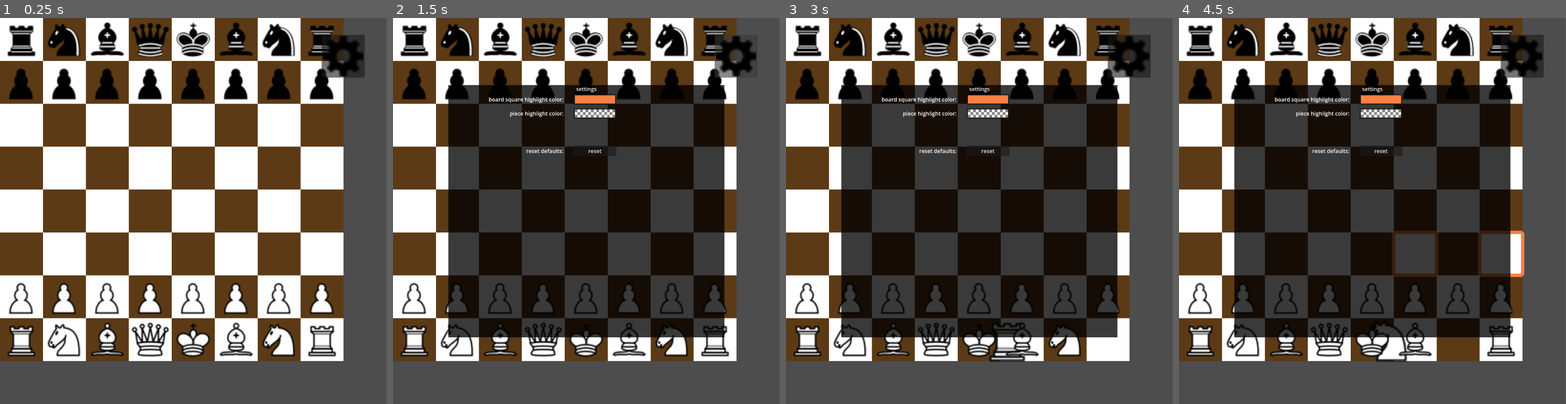
Above: before the commit, frames 1-4 (left to right).
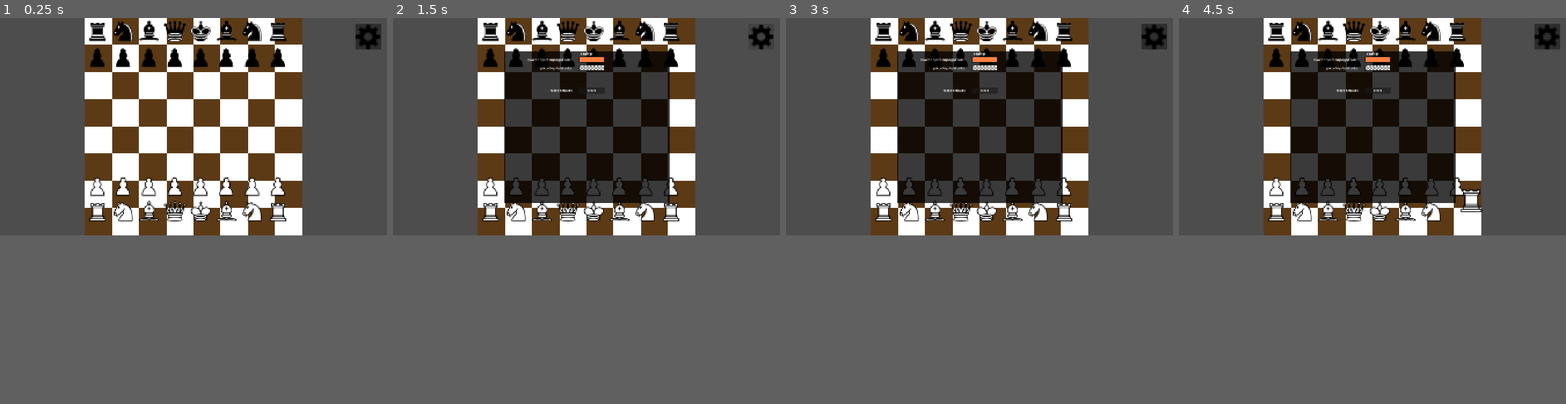
Above: after the commit, the same moments.

Repository: telamonian/chess_2d
Game: Godot game, scene res://game/game_2d.tscn
Same seed, same stepped clock (60 frames per second), same inputs: the game is played once before the commit and once after it.
Inputs (mouse positions are in pixels of both pictures, inside the frame that each line leads up to; where the layout moved, square brackets give the same spot in the first picture):
- Up to frame 1 (0.25 s): no input
- Up to frame 2 (1.5 s): tap Enter at 0.5 s; drag from (416, 338) to (714, 338) at 0.52 s; click (760, 52) [737, 56] at 1.25 s
- Up to frame 3 (3 s): click "reset" at 2 s; drag from (1107, 338) to (809, 338) at 2.77 s
- Up to frame 4 (4.5 s): move the mouse to (1244, 338) at 3.52 s; click (1244, 338) at 3.67 s; drag from (1457, 338) to (1244, 338) at 4.27 s
In our replay, the window is 799x799 before the commit and 800x450 after it. These sizes can differ from the game's own. Grey fills any space a smaller window leaves; there, only what the larger window draws over its background counts as a difference.

The runs differ from the first frame. In frame 1, 66% of the frame differs, in the area x 0-99%, y 0-89%; in frame 2, 59%; in frame 3, 60%; in frame 4, 60%.

Commit message:
board and settings button now laid out nicely(ish). Piece placement/movement currently totally borked

Diff:
--- a/game/board/board_2d.tscn
+++ b/game/board/board_2d.tscn
@@ -32,13 +32,12 @@
 sources/1 = SubResource("TileSetAtlasSource_om8fv")
 sources/2 = SubResource("TileSetAtlasSource_j8d55")
 
-[node name="Board_2d" type="Node2D"]
+[node name="Board_2d" type="Node2D" unique_id=2063414365]
 script = ExtResource("1_x677m")
 
-[node name="TileMapLayer" type="TileMapLayer" parent="."]
-z_index = -10
+[node name="TileMapLayer" type="TileMapLayer" parent="." unique_id=507385911]
 tile_set = SubResource("TileSet_j8d55")
 script = ExtResource("2_irr5h")
 
-[node name="Highlights" type="Node2D" parent="."]
+[node name="Highlights" type="Node2D" parent="." unique_id=1844986752]
 script = ExtResource("6_6afcf")
--- a/game/game_2d.tscn
+++ b/game/game_2d.tscn
@@ -1,5 +1,6 @@
 [gd_scene format=3 uid="uid://eviytf37l6wg"]
 
+[ext_resource type="Script" uid="uid://jx7y2r5w6huc" path="res://game/layout_board_controller.gd" id="1_hm8fi"]
 [ext_resource type="PackedScene" uid="uid://cgg65ymwya6wq" path="res://game/board/board_2d.tscn" id="1_kt5uc"]
 [ext_resource type="Script" uid="uid://5u734353clku" path="res://game/game_2d.gd" id="1_luvuv"]
 [ext_resource type="Script" uid="uid://c7gdqb78i37ci" path="res://game/piece_2d_manager.gd" id="2_w264a"]
@@ -7,26 +8,47 @@
 [ext_resource type="Texture2D" uid="uid://ybwh51t7hip6" path="res://assets/gear_icon.svg" id="5_ume8q"]
 [ext_resource type="Script" uid="uid://q5tyiq337eqo" path="res://game/settings_button.gd" id="6_t8shf"]
 
-[node name="Game_2d" type="Node2D" unique_id=1108538603]
+[node name="Layout" type="CanvasLayer" unique_id=49723144]
+
+[node name="AspectRatioContainer" type="AspectRatioContainer" parent="." unique_id=1869626150]
+anchors_preset = 15
+anchor_right = 1.0
+anchor_bottom = 1.0
+grow_horizontal = 2
+grow_vertical = 2
+size_flags_horizontal = 3
+size_flags_vertical = 3
+
+[node name="LayoutBoardController" type="Control" parent="AspectRatioContainer" unique_id=204948682]
+layout_mode = 2
+mouse_filter = 1
+script = ExtResource("1_hm8fi")
+
+[node name="Game_2d" type="Node2D" parent="AspectRatioContainer/LayoutBoardController" unique_id=379377748]
+z_index = 100
 script = ExtResource("1_luvuv")
 
-[node name="Piece_2d_Manager" type="Node2D" parent="." unique_id=1894398604]
+[node name="Piece_2d_Manager" type="Node2D" parent="AspectRatioContainer/LayoutBoardController/Game_2d" unique_id=1894398604]
 script = ExtResource("2_w264a")
 
-[node name="Player_2d_Manager" type="Node2D" parent="." unique_id=1434546514]
+[node name="Player_2d_Manager" type="Node2D" parent="AspectRatioContainer/LayoutBoardController/Game_2d" unique_id=1434546514]
 script = ExtResource("4_bd2yl")
 
-[node name="Board_2d" parent="." unique_id=1460689862 instance=ExtResource("1_kt5uc")]
+[node name="Board_2d" parent="AspectRatioContainer/LayoutBoardController/Game_2d" unique_id=1460689862 instance=ExtResource("1_kt5uc")]
+z_index = -1
+
+[node name="AspectRatioContainer" type="AspectRatioContainer" parent="AspectRatioContainer" unique_id=35078426]
+layout_mode = 2
+size_flags_stretch_ratio = 0.1
 
 [node name="Settings_Button" type="Button" parent="." unique_id=80259810]
-z_index = 20
 anchors_preset = 1
 anchor_left = 1.0
 anchor_right = 1.0
-offset_left = 959.0
-offset_top = 50.0
-offset_right = 1087.0
-offset_bottom = 178.0
+offset_left = -157.0
+offset_top = 29.0
+offset_right = -29.0
+offset_bottom = 157.0
 grow_horizontal = 0
 icon = ExtResource("5_ume8q")
 expand_icon = true
--- /dev/null
+++ b/game/layout_board_controller.gd
@@ -0,0 +1,14 @@
+extends Control
+
+@onready var tmlayer = $Game_2d/Board_2d/TileMapLayer
+
+# Called when the node enters the scene tree for the first time.
+func _ready() -> void:
+  item_rect_changed.connect(_update_tmlayer)
+
+func _update_tmlayer():
+  tmlayer.global_position = global_position
+
+  var base_width = 8.0*128.0
+  var new_scale = size.x / base_width
+  tmlayer.scale = Vector2(new_scale, new_scale)
--- a/game/settings/settings_menu.tscn
+++ b/game/settings/settings_menu.tscn
@@ -1,10 +1,12 @@
-[gd_scene load_steps=4 format=3 uid="uid://cqd4o0ugygr6o"]
+[gd_scene format=3 uid="uid://cqd4o0ugygr6o"]
 
 [ext_resource type="Script" uid="uid://c5knyjb4ealgn" path="res://game/settings/board_highlight_picker_button.gd" id="1_6lqao"]
 [ext_resource type="Script" uid="uid://d2oqy56mju0r5" path="res://game/settings/piece_highlight_picker_button.gd" id="2_jxxnr"]
 [ext_resource type="Script" uid="uid://crlallffrms2b" path="res://game/settings/reset_button.gd" id="3_17gsk"]
 
-[node name="Settings_Menu" type="Control"]
+[node name="Settings_Menu" type="Control" unique_id=2037980440]
+top_level = true
+z_index = 100
 layout_mode = 3
 anchors_preset = 8
 anchor_left = 0.5
@@ -18,7 +20,7 @@
 grow_horizontal = 2
 grow_vertical = 2
 
-[node name="ColorRect" type="ColorRect" parent="."]
+[node name="ColorRect" type="ColorRect" parent="." unique_id=1337084292]
 layout_mode = 1
 anchors_preset = 15
 anchor_right = 1.0
@@ -27,7 +29,7 @@
 grow_vertical = 2
 color = Color(0, 0, 0, 0.77254903)
 
-[node name="MarginContainer" type="MarginContainer" parent="ColorRect"]
+[node name="MarginContainer" type="MarginContainer" parent="ColorRect" unique_id=859349731]
 layout_mode = 1
 anchors_preset = 15
 anchor_right = 1.0
@@ -37,61 +39,61 @@
 theme_override_constants/margin_left = 120
 theme_override_constants/margin_right = 120
 
-[node name="VBoxContainer" type="VBoxContainer" parent="ColorRect/MarginContainer"]
+[node name="VBoxContainer" type="VBoxContainer" parent="ColorRect/MarginContainer" unique_id=30890302]
 layout_mode = 2
 
-[node name="Label" type="Label" parent="ColorRect/MarginContainer/VBoxContainer"]
+[node name="Label" type="Label" parent="ColorRect/MarginContainer/VBoxContainer" unique_id=1253950918]
 layout_mode = 2
 text = "settings"
 horizontal_alignment = 1
 
-[node name="ScrollContainer" type="ScrollContainer" parent="ColorRect/MarginContainer/VBoxContainer"]
+[node name="ScrollContainer" type="ScrollContainer" parent="ColorRect/MarginContainer/VBoxContainer" unique_id=1220031807]
 layout_mode = 2
 size_flags_vertical = 3
 
-[node name="GridContainer" type="GridContainer" parent="ColorRect/MarginContainer/VBoxContainer/ScrollContainer"]
+[node name="GridContainer" type="GridContainer" parent="ColorRect/MarginContainer/VBoxContainer/ScrollContainer" unique_id=316471912]
 layout_mode = 2
 theme_override_constants/h_separation = 25
 theme_override_constants/v_separation = 10
 columns = 2
 
-[node name="BoardHighlight_Label" type="Label" parent="ColorRect/MarginContainer/VBoxContainer/ScrollContainer/GridContainer"]
+[node name="BoardHighlight_Label" type="Label" parent="ColorRect/MarginContainer/VBoxContainer/ScrollContainer/GridContainer" unique_id=1655753960]
 layout_mode = 2
 text = "board square highlight color: "
 horizontal_alignment = 2
 
-[node name="BoardHighlight_PickerButton" type="ColorPickerButton" parent="ColorRect/MarginContainer/VBoxContainer/ScrollContainer/GridContainer"]
+[node name="BoardHighlight_PickerButton" type="ColorPickerButton" parent="ColorRect/MarginContainer/VBoxContainer/ScrollContainer/GridContainer" unique_id=959208607]
 custom_minimum_size = Vector2(128, 32)
 layout_mode = 2
 icon_alignment = 1
 color = Color(0.7529412, 0.5803922, 0.5137255, 1)
 script = ExtResource("1_6lqao")
 
-[node name="PieceHighlight_Label" type="Label" parent="ColorRect/MarginContainer/VBoxContainer/ScrollContainer/GridContainer"]
+[node name="PieceHighlight_Label" type="Label" parent="ColorRect/MarginContainer/VBoxContainer/ScrollContainer/GridContainer" unique_id=2051554351]
 layout_mode = 2
 text = "piece highlight color: "
 horizontal_alignment = 2
 
-[node name="PieceHighlight_PickerButton" type="ColorPickerButton" parent="ColorRect/MarginContainer/VBoxContainer/ScrollContainer/GridContainer"]
+[node name="PieceHighlight_PickerButton" type="ColorPickerButton" parent="ColorRect/MarginContainer/VBoxContainer/ScrollContainer/GridContainer" unique_id=738614866]
 custom_minimum_size = Vector2(128, 32)
 layout_mode = 2
 icon_alignment = 1
 color = Color(0.7529412, 0.5803922, 0.5137255, 1)
 script = ExtResource("2_jxxnr")
 
-[node name="BottomSpacerLeft" type="Control" parent="ColorRect/MarginContainer/VBoxContainer/ScrollContainer/GridContainer"]
+[node name="BottomSpacerLeft" type="Control" parent="ColorRect/MarginContainer/VBoxContainer/ScrollContainer/GridContainer" unique_id=1665128645]
 custom_minimum_size = Vector2(0, 60)
 layout_mode = 2
 
-[node name="BottomSpacerRight" type="Control" parent="ColorRect/MarginContainer/VBoxContainer/ScrollContainer/GridContainer"]
+[node name="BottomSpacerRight" type="Control" parent="ColorRect/MarginContainer/VBoxContainer/ScrollContainer/GridContainer" unique_id=1419211676]
 layout_mode = 2
 
-[node name="Reset_Label" type="Label" parent="ColorRect/MarginContainer/VBoxContainer/ScrollContainer/GridContainer"]
+[node name="Reset_Label" type="Label" parent="ColorRect/MarginContainer/VBoxContainer/ScrollContainer/GridContainer" unique_id=426243076]
 layout_mode = 2
 text = "reset defaults: "
 horizontal_alignment = 2
 
-[node name="Reset_Button" type="Button" parent="ColorRect/MarginContainer/VBoxContainer/ScrollContainer/GridContainer"]
+[node name="Reset_Button" type="Button" parent="ColorRect/MarginContainer/VBoxContainer/ScrollContainer/GridContainer" unique_id=1988523324]
 layout_mode = 2
 text = "reset"
 script = ExtResource("3_17gsk")
--- a/game/settings_button.gd
+++ b/game/settings_button.gd
@@ -6,9 +6,9 @@
 var menu_hidden = true:
   set(x):
     if not menu_hidden and x == true:
-      get_tree().root.remove_child(menu)
+      get_tree().root.get_node("/root/Layout").remove_child(menu)
     elif menu_hidden and x == false:
-      get_tree().root.add_child(menu)
+      get_tree().root.get_node("/root/Layout").add_child(menu)
 
     menu_hidden = x
 
--- a/project.godot
+++ b/project.godot
@@ -27,4 +27,7 @@
 
 [display]
 
-window/size/viewport_height=1152
+window/size/viewport_width=1920
+window/size/viewport_height=1080
+window/stretch/mode="canvas_items"
+window/stretch/aspect="expand"
Not shown: 1 places in game/board/board_2d.tscn that only renumber resources
Not shown, added: game/layout_board_controller.gd.uid
